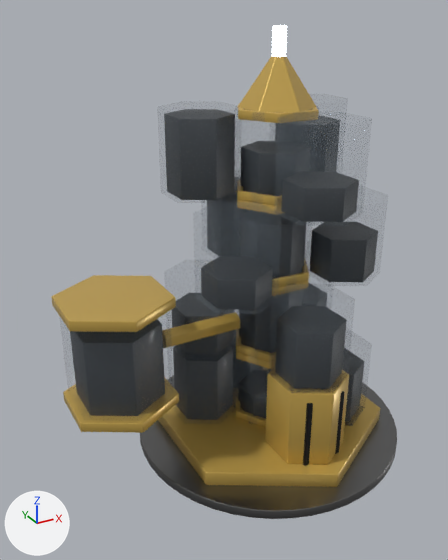
The glTF model assets/kit_hd/skins/Skin_Hive_T1.glb, before and after one commit.
Both versions are drawn from a 50 mm lens placed at (-3.95, -5.95, 5.37), pointed at (-0.64, 0.06, 2.37). Every picture has the same lights, and +X, +Y and +Z are marked at lower left. The picture after the commit comes second. Vertices at exactly the same position are counted once.

The first picture shows 'Skin_Hive_T1'.
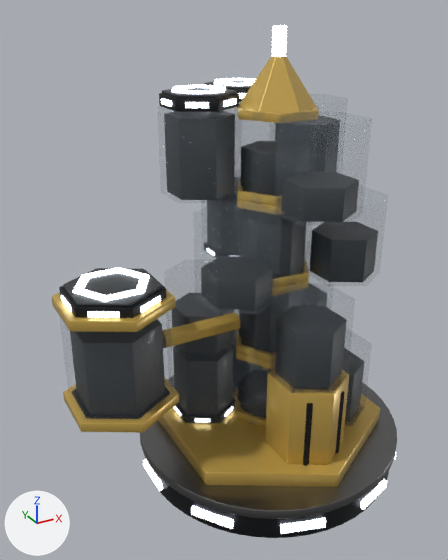
The newer file is also turned or shifted as a whole; pictures and numbers use the older file's frame.

The change, as a list of edits to the scene's bpy script:
```text
Add mat_os_plate:
    mat_os_plate = principled_material('OS_Plate')
    mat_os_plate.base_color = (0.085, 0.09, 0.095)  # dark grey #525557
    mat_os_plate.metallic = 0.75
    mat_os_plate.roughness = 0.55
Add mat_os_dark:
    mat_os_dark = principled_material('OS_Dark')
    mat_os_dark.base_color = (0.025, 0.027, 0.03)  # dark grey #2c2e30
    mat_os_dark.metallic = 0.8
    mat_os_dark.roughness = 0.45
Change me_skin_hive_t1:
    used by ob_skin_hive_t1; location = (0.0, 0.0, 0.0)
    remove me_skin_hive_t1.from_pydata(...)  # 5460 vertices, 10896 faces; spans x -2.64..1.75, y -1.75..1.75, z 0.06..5.2
    add me_skin_hive_t1.from_pydata(...)  # 8306 vertices, 16336 faces; spans x -2.64..1.75, y -1.75..1.75, z -0.28..5.2
    me_skin_hive_t1 part 1: the loose piece of 84 vertices spanning x -0.41..0.41, y 0.39..1.34, z 2.36..3.36 is copied, and the copy is scaled about its middle by (0.876, 0.876, 0.0188), then moved by (0.0, 0.0, 1.65), in mat_os_plate (dark grey #525557); it spans x -0.36..0.36, y 0.45..1.28, z 4.5..4.53
    me_skin_hive_t1 part 2: the loose piece of 84 vertices spanning x -1.16..-0.34, y -0.04..0.91, z 3.36..4.36 is copied, and the copy is scaled about its middle by (0.876, 0.876, 0.0188), then moved by (0.0, 0.0, 0.66), in mat_os_plate (dark grey #525557); it spans x -1.11..-0.39, y 0.02..0.85, z 4.5..4.53
    me_skin_hive_t1 part 3: the loose piece of 84 vertices spanning x -0.41..0.41, y 0.39..1.34, z 2.36..3.36 is copied, and the copy is scaled about its middle by (0.942, 0.942, 0.13), then moved by (0.0, 0.0, 1.57), in mat_os_dark (dark grey #2c2e30); it spans x -0.39..0.39, y 0.42..1.31, z 4.36..4.5
    me_skin_hive_t1 part 4: the loose piece of 84 vertices spanning x -1.16..-0.34, y -0.04..0.91, z 3.36..4.36 is copied, and the copy is scaled about its middle by (0.942, 0.942, 0.13), then moved by (0.0, 0.0, 0.57), in mat_os_dark (dark grey #2c2e30); it spans x -1.14..-0.36, y -0.01..0.88, z 4.36..4.5
    me_skin_hive_t1 part 5: the loose piece of 288 vertices spanning x -1.75..1.75, y -1.75..1.75, z 0.06..0.18 is copied, and the copy is multiplied about its middle by the matrix ((0.971, 0.0, 0.0), (0.0, 0.971, 0.0), (0.0, 0.0, 2.964)), then moved by (0.0, 0.0, -0.23), in mat_os_dark (dark grey #2c2e30); it spans x -1.7..1.7, y -1.7..1.7, z -0.28..0.06
    me_skin_hive_t1 part 6: a new loose piece, a box spanning x -2.574..-2.484, y -0.16..0.16, z 2.5..2.56, in mat_os_light (white #d4dde5, glowing white #edf6ff)
    me_skin_hive_t1 part 7: a new loose piece, a box spanning x -1.158..-1.068, y 0.31..0.556, z 4.4..4.46, in mat_os_light (white #d4dde5, glowing white #edf6ff)
    me_skin_hive_t1 part 8: 938 vertices added at x -1.74..1.73, y -1.74..1.74, z -0.15..0.43
    me_skin_hive_t1 part 9: 400 vertices added at x -1.08..0.33, y 0.02..1.28, z 4.4..4.56
    me_skin_hive_t1 part 10: 368 vertices added at x -2.55..-1.55, y -0.58..0.58, z 2.46..2.66
    other edits to the shape of me_skin_hive_t1 do not show in these pictures
    add me_skin_hive_t1.materials.append(mat_os_plate)  # dark grey #525557
    add me_skin_hive_t1.materials.append(mat_os_dark)  # dark grey #2c2e30
```

Location of each change, (x1, y1, x2, y2) in pixels of the pictures (448 x 560 px):
'Skin_Hive_T1', reshaped
    before: (51, 25, 397, 519)
    after: (51, 25, 397, 538)
part 1 of me_skin_hive_t1, added (mostly hidden)
    after: (204, 81, 252, 89)
part 2 of me_skin_hive_t1, added
    after: (162, 88, 237, 98)
part 3 of me_skin_hive_t1, added (mostly hidden)
    after: (230, 89, 249, 102)
part 4 of me_skin_hive_t1, added
    after: (159, 93, 239, 112)
part 5 of me_skin_hive_t1, added
    after: (145, 457, 389, 538)
part 6 of me_skin_hive_t1, added
    after: (61, 295, 72, 312)
part 7 of me_skin_hive_t1, added
    after: (161, 98, 172, 107)
part 8 of me_skin_hive_t1, added (mostly hidden)
    after: (143, 452, 396, 534)
part 9 of me_skin_hive_t1, added
    after: (171, 78, 256, 108)
part 10 of me_skin_hive_t1, added
    after: (59, 267, 166, 318)
